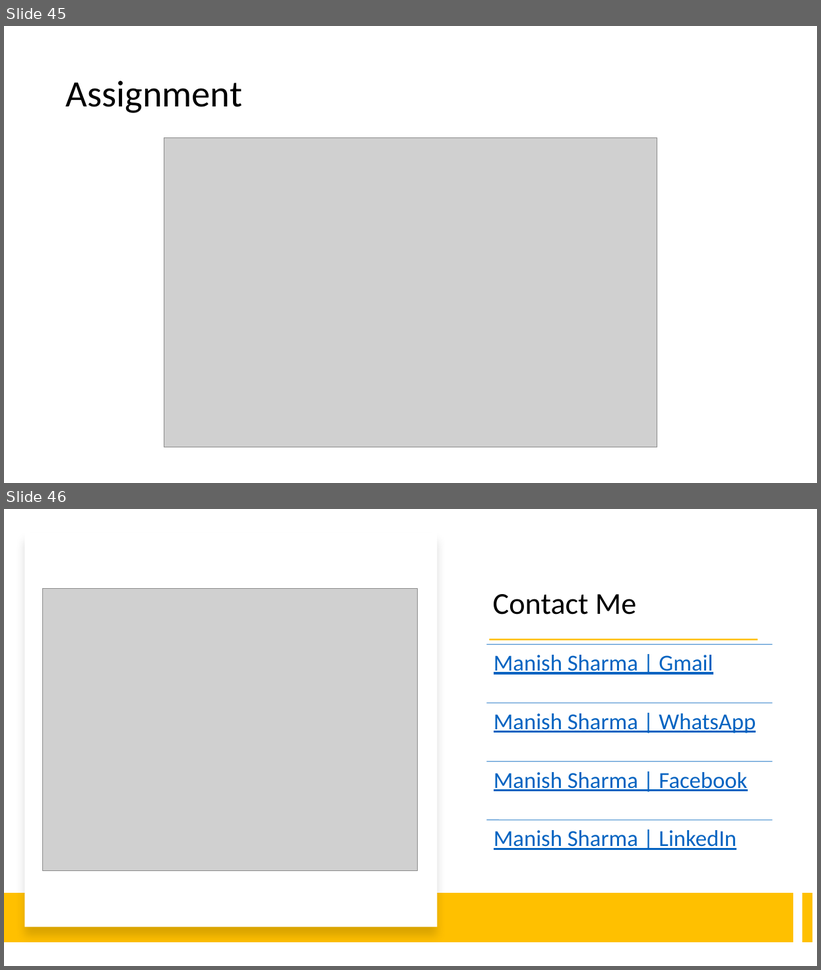
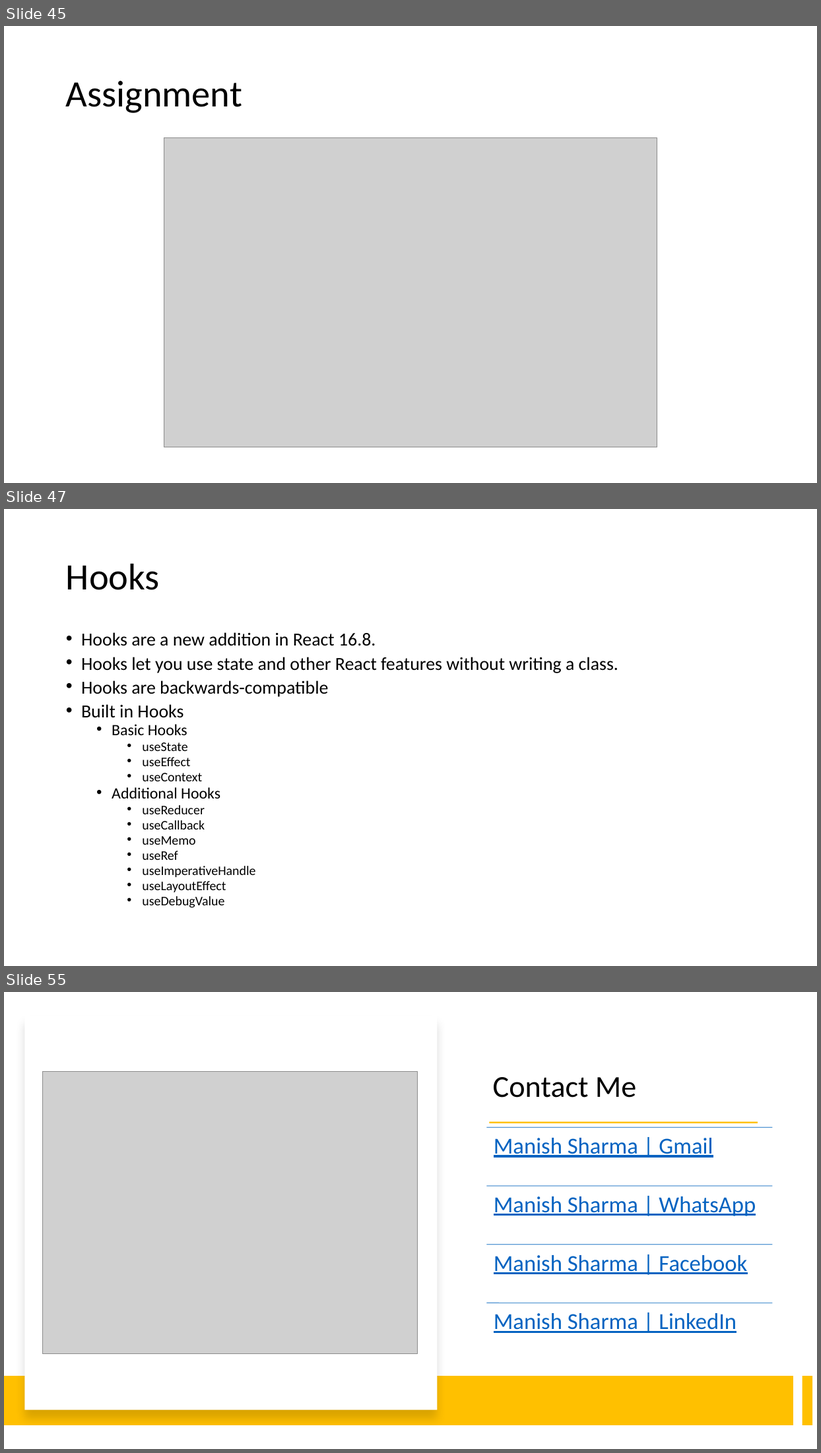
Before and after one commit to manishvbn/ReactJS_Jul22, a slide deck: Notes/React.pptx. Shown one above the other, each under a label of ours: slides 45 and 46 before the commit, slides 45, 47 and 55 after it; the slides between them are not shown. The pictures are 821x970 and 821x1453 pixels, drawn with LibreOffice and Linux fonts; fonts in the diff are those of the drawing; grey boxes stand for pictures. Boxes give left, top, right and bottom in pixels: in the first picture for what was removed or moved away, otherwise in the second. Text is boxed around its words. In the diff, an @@ line names an element or a change of style, - is before the commit and + after.

```diff
--- a/Notes/React.pptx
+++ b/Notes/React.pptx
@@ slide 47 added at (4, 509, 817, 966), background #FFFFFF @@
@@ title added at (66, 563, 160, 590), 44 pt, text #000000 @@
+Hooks
@@ text added at (81, 632, 618, 908), 21.7 pt, text #000000 @@
+• Hooks are a new addition in React 16.8.
+• Hooks let you use state and other React features without writing a class.
+• Hooks are backwards-compatible
+• Built in Hooks
+  • Basic Hooks
+    • useState
+    • useEffect
+    • useContext
+  • Additional Hooks
+    • useReducer
+    • useCallback
+    • useMemo
+    • useRef
+    • useImperativeHandle
+    • useLayoutEffect
+    • useDebugValue
@@ what was slide 46 is now slide 55 @@
```
Also in this commit, not shown: 8 other slides added.
